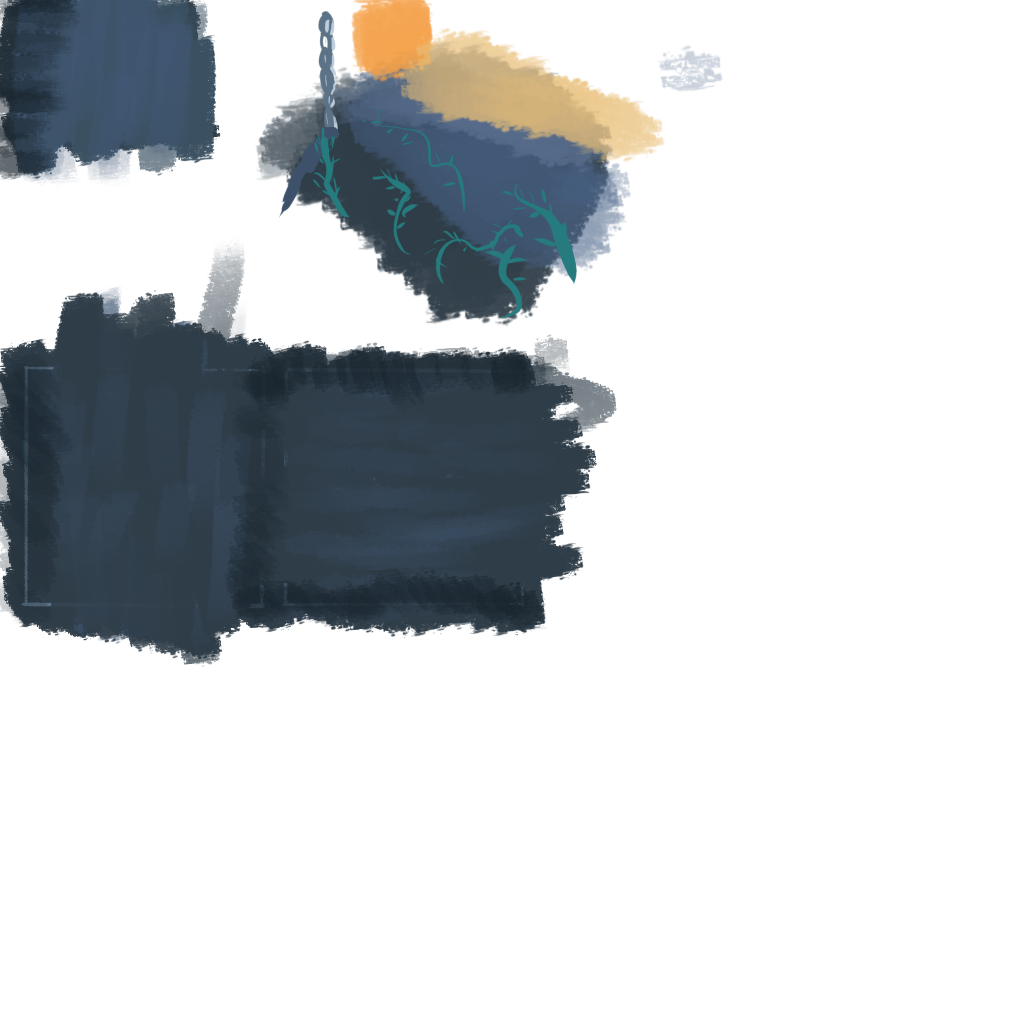
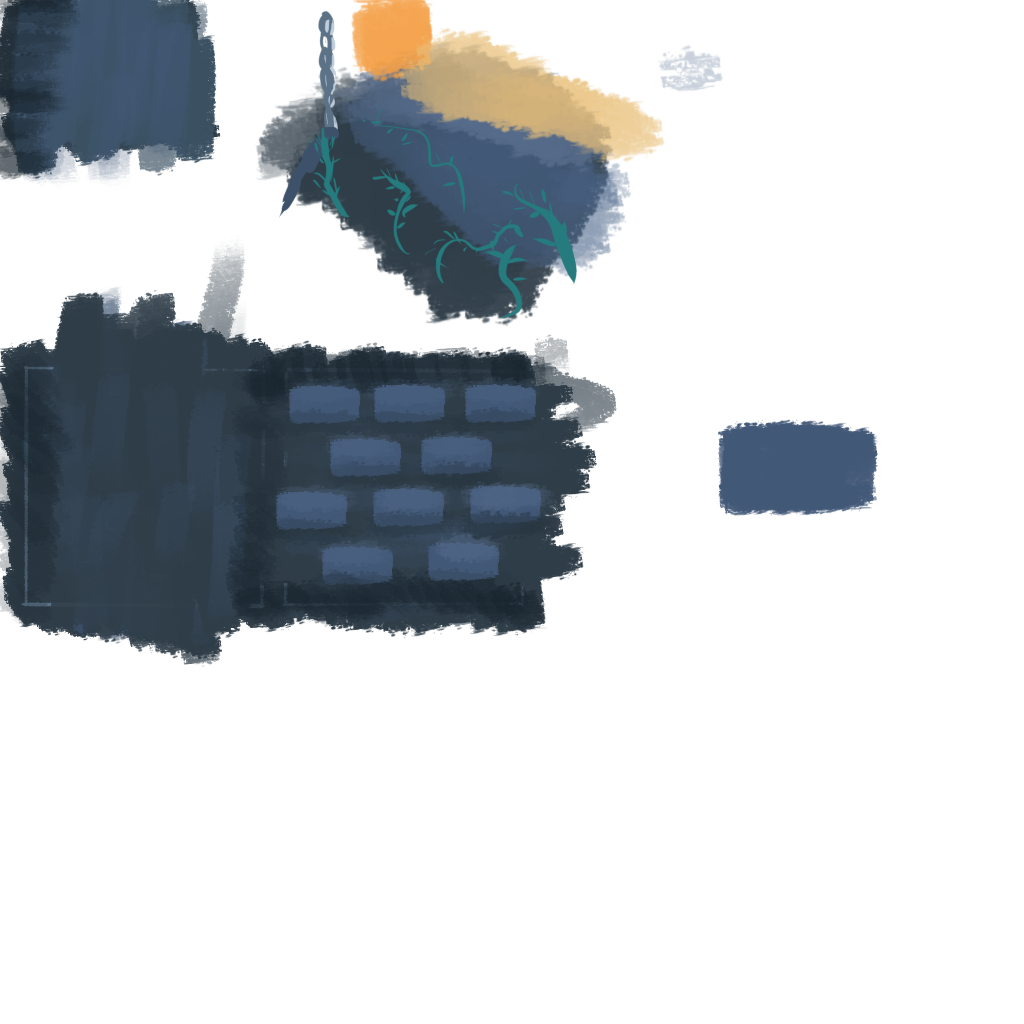
Layered file, before and after one edit (w=1024, h=1024). Changes by layer:
added layer "Paint Layer 2" (1st of 11) above "Paint Layer 2" over [270, 376, 556, 598]
added layer "Paint Layer 2" (2nd of 11) above "Paint Layer 2" over [270, 512, 448, 598]
added layer "Paint Layer 2" (3rd of 11) above "Paint Layer 2" over [384, 448, 556, 576]
added layer "Paint Layer 2" (4th of 11) above "Paint Layer 2" over [320, 448, 512, 576]
added layer "Paint Layer 2" (5th of 11) above "Paint Layer 2" over [270, 448, 384, 576]
added layer "Paint Layer 2" (6th of 11) above "Paint Layer 2" over [384, 384, 556, 512]
added layer "Paint Layer 2" (7th of 11) above "Paint Layer 2" over [273, 384, 448, 512]
added layer "Paint Layer 2" (8th of 11) above "Paint Layer 2" over [384, 376, 541, 448]
added layer "Paint Layer 2" (9th of 11) above "Paint Layer 2" over [320, 376, 512, 448]
added layer "Paint Layer 2" (10th of 11) above "Paint Layer 2" over [274, 384, 384, 448]
painted on "Paint Layer 2" (11th of 11) over [270, 376, 879, 598]
